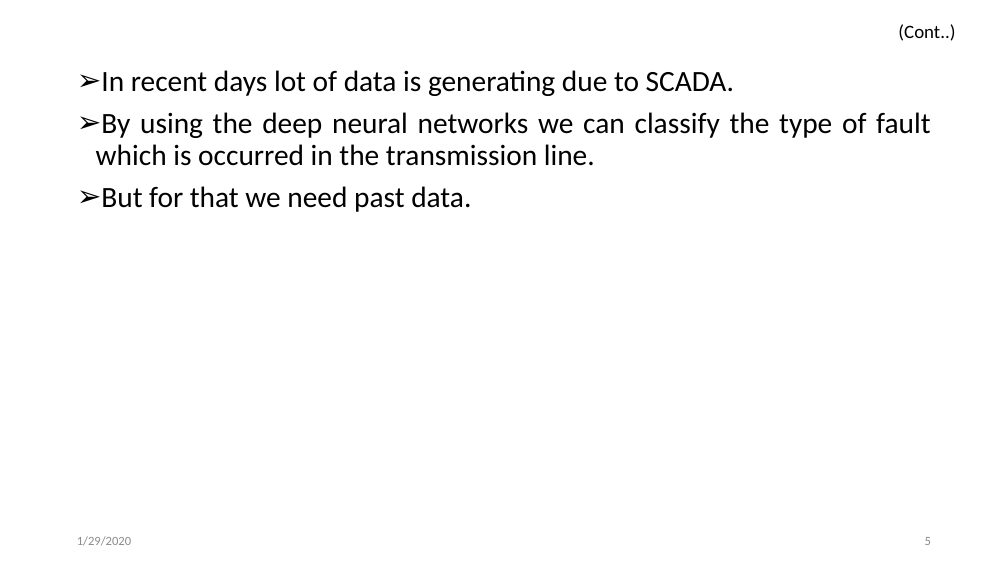
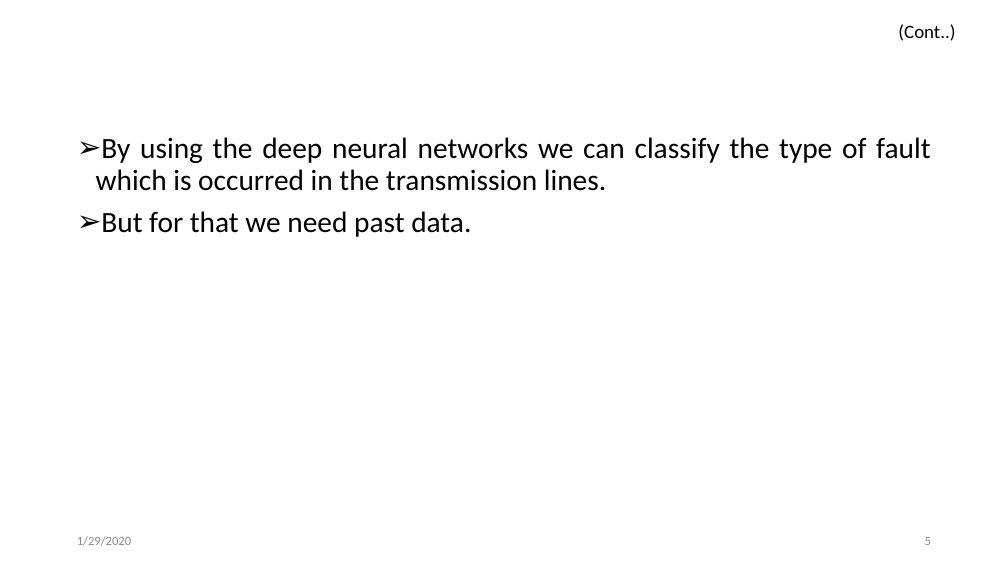
Before and after one commit to svec-final-year-project-eee/Project, a slide deck: slide 5 of Reviews/second review/Second Oral Presentation.pptx. Drawn at 1008x567 pixels with LibreOffice and Linux fonts; fonts in the diff are those of the drawing. Boxes give left, top, right and bottom in pixels: in the first picture for what was removed or moved away, otherwise in the second. Text is boxed around its words. In the diff, an @@ line names an element or a change of style, - is before the commit and + after.

```diff
--- a/Reviews/second review/Second Oral Presentation.pptx
+++ b/Reviews/second review/Second Oral Presentation.pptx
@@ text "By using the deep neural ...": place and size @@
-text "By using the deep neural ..." at <box>96,70,930,212</box>
+text "By using the deep neural ..." at <box>96,137,930,237</box>
@@ text at <box>96,137,930,191</box>: text changed @@
-➢ In recent days lot of data is generating due to SCADA.
-➢ By using the deep neural networks we can classify the type of fault which is occurred in the transmission line.
+➢ By using the deep neural networks we can classify the type of fault which is occurred in the transmission lines.
```
Also in this commit, not shown: 6 other slides changed.
